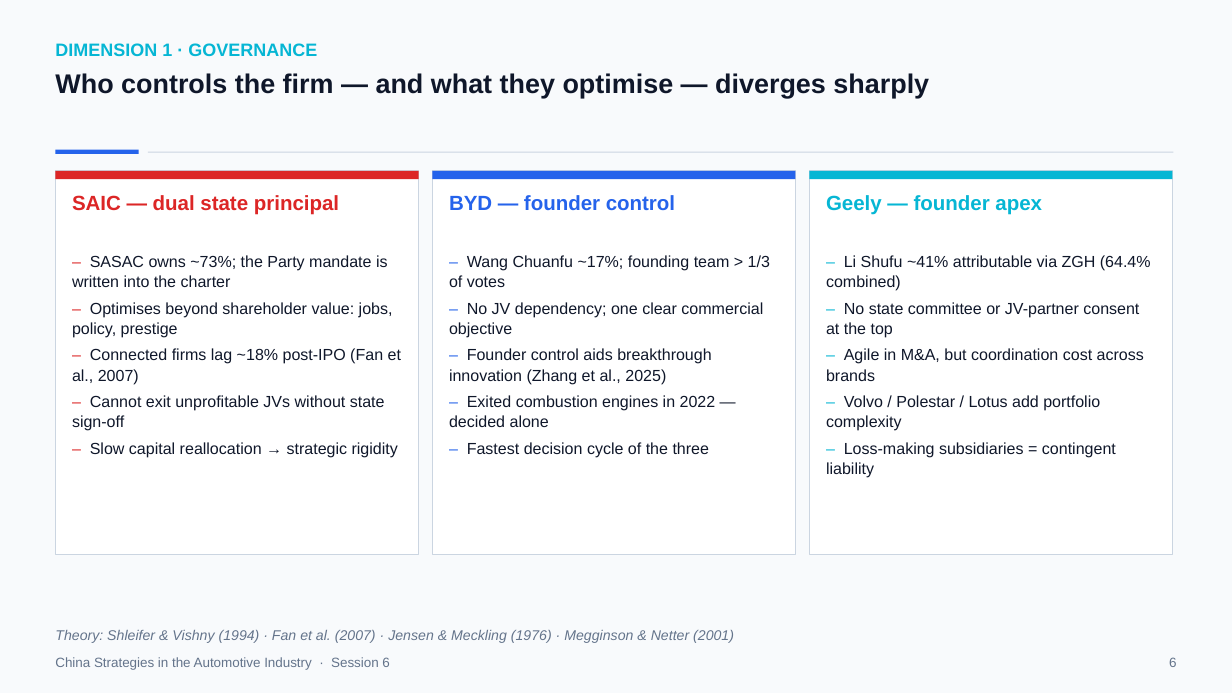
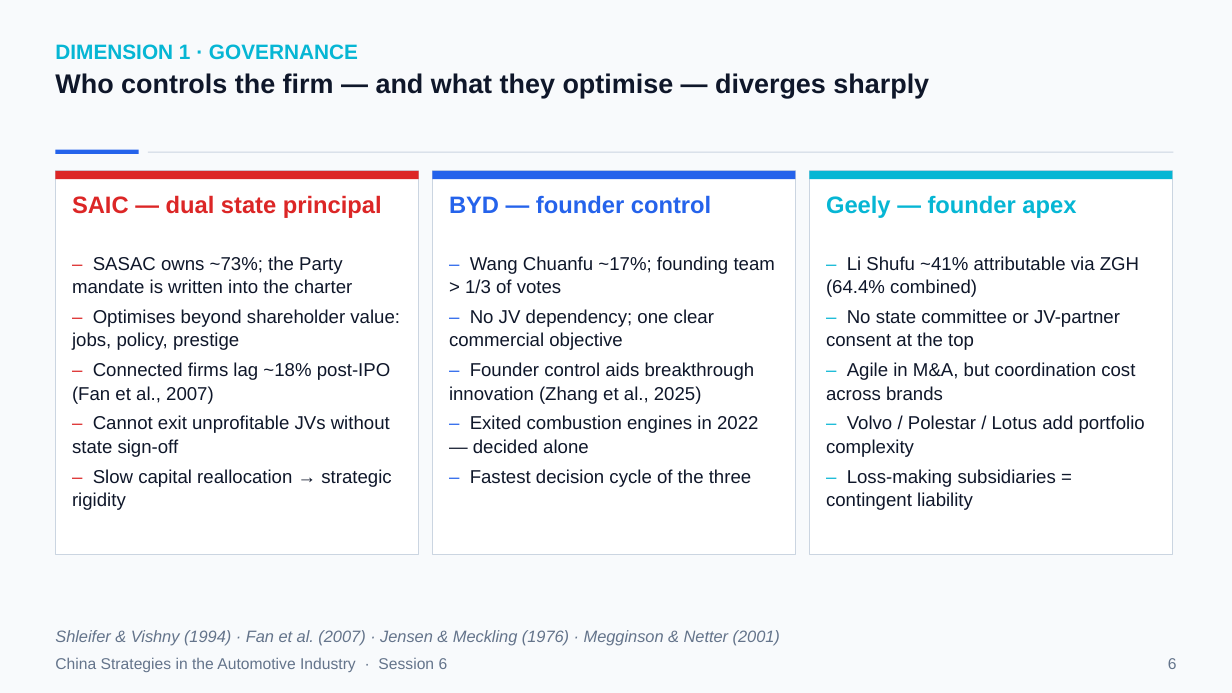
Before and after one commit to mickeymousehacker/CHINA-seminar-paper, a slide deck: slide 6 of research/presentation/China-Strategies-Presentation-FINAL.pptx. Drawn at 1232x693 pixels with LibreOffice and Linux fonts; fonts in the diff are those of the drawing. Boxes give left, top, right and bottom in pixels: in the first picture for what was removed or moved away, otherwise in the second. Text is boxed around its words. In the diff, an @@ line names an element or a change of style, - is before the commit and + after.

```diff
--- a/research/presentation/China-Strategies-Presentation-FINAL.pptx
+++ b/research/presentation/China-Strategies-Presentation-FINAL.pptx
@@ text "DIMENSION 1 · GOVERNANCE" at (55, 44, 358, 60): size 14 to 16.2 pt @@
@@ size 16 to 18.6 pt in 3 elements at (72, 195, 382, 218), (449, 195, 711, 214), (826, 195, 1076, 218) @@
@@ size 12.5 to 14.5 pt in 3 elements at (72, 256, 400, 510), (449, 256, 775, 487), (826, 256, 1145, 510) @@
@@ text "China Strategies in the Automotive ..." at (55, 657, 448, 672): size 10.5 to 12.2 pt @@
@@ text at (55, 630, 780, 646): text changed; size 11 to 12.8 pt @@
-Theory: Shleifer & Vishny (1994) · Fan et al. (2007) · Jensen & Meckling (1976) · Megginson & Netter (2001)
+Shleifer & Vishny (1994) · Fan et al. (2007) · Jensen & Meckling (1976) · Megginson & Netter (2001)
@@ text "6" at (1168, 658, 1177, 669): size 10.5 to 12.2 pt @@
```
Also in this commit, not shown: 19 other slides changed, 2 other files.
